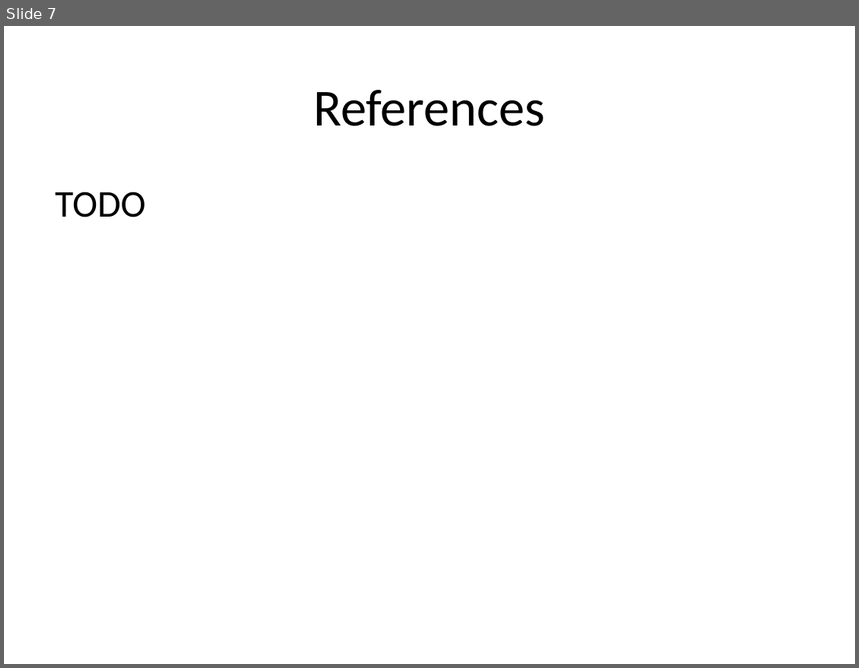
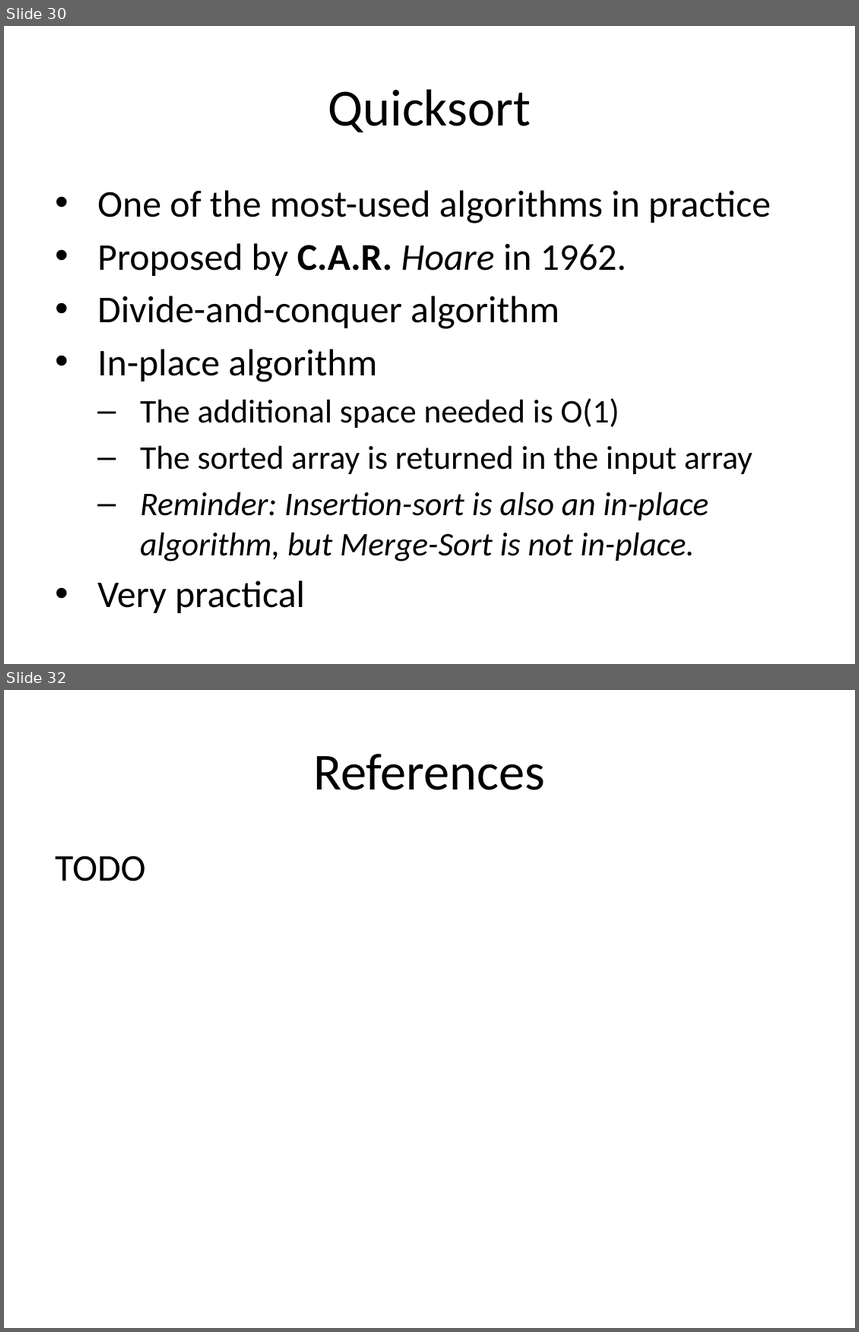
Before and after one commit to ucoruh/ce100-algorithms-and-programming-II, a slide deck: docs/week-3/ce100-week-3-matrix.md_word.pptx. Shown one above the other, each under a label of ours: slide 7 before the commit, slides 30 and 32 after it; the slides between them are not shown. The pictures are 859x668 and 859x1332 pixels, drawn with LibreOffice and Linux fonts; fonts in the diff are those of the drawing. Boxes give left, top, right and bottom in pixels: in the first picture for what was removed or moved away, otherwise in the second. Text is boxed around its words. In the diff, an @@ line names an element or a change of style, - is before the commit and + after.

```diff
--- a/docs/week-3/ce100-week-3-matrix.md_word.pptx
+++ b/docs/week-3/ce100-week-3-matrix.md_word.pptx
@@ slide 30 added at (4, 26, 855, 664), background #FFFFFF @@
@@ title added at (328, 89, 530, 132), 44 pt, text #000000 @@
+Quicksort
@@ text added at (97, 190, 771, 613), 28 pt, text #000000 @@
+• One of the most-used algorithms in practice
+• Proposed by C.A.R. Hoare in 1962.
+• Divide-and-conquer algorithm
+• In-place algorithm
+  – The additional space needed is O(1)
+  – The sorted array is returned in the input array
+  – Reminder: Insertion-sort is also an in-place algorithm, but Merge-Sort is not in-place.
+• Very practical
@@ what was slide 7 is now slide 32 @@
```
Also in this commit, not shown: 2 slides changed, 25 other slides added, 1 slide removed, 18 other files.
